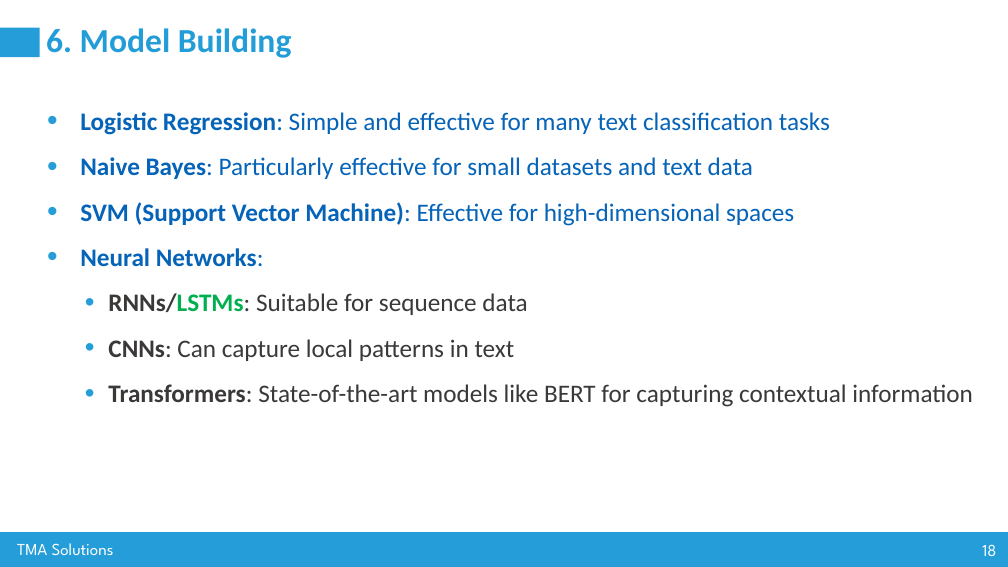
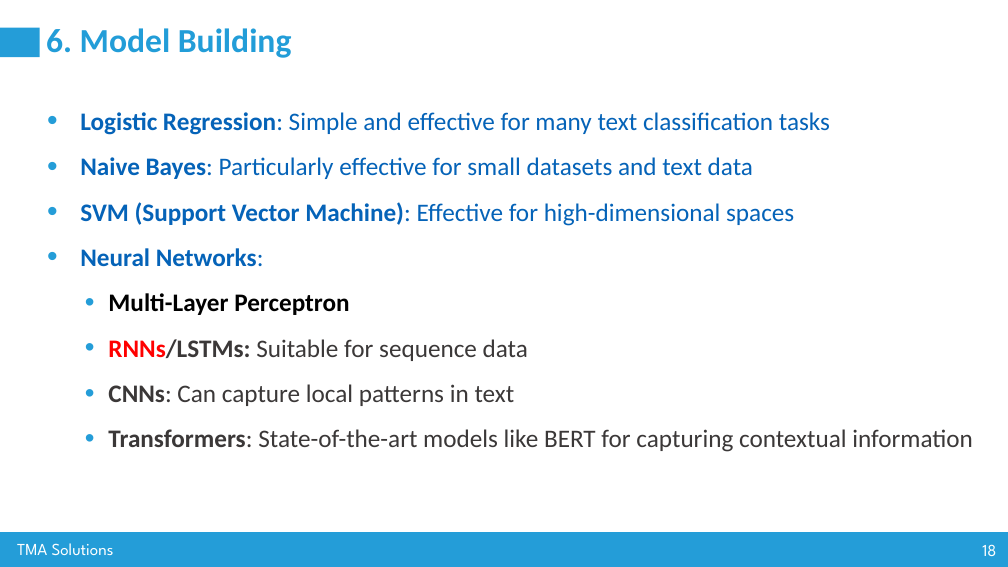
Before and after one commit to nguyenvanhuy0612/DL-1, a slide deck: slide 18 of Workshop-3_AI Advance Training_Group 80.pptx. Drawn at 1008x567 pixels with LibreOffice and Linux fonts; fonts in the diff are those of the drawing. Boxes give left, top, right and bottom in pixels: in the first picture for what was removed or moved away, otherwise in the second. Text is boxed around its words. In the diff, an @@ line names an element or a change of style, - is before the commit and + after.

```diff
--- a/Workshop-3_AI Advance Training_Group 80.pptx
+++ b/Workshop-3_AI Advance Training_Group 80.pptx
@@ text at bbox=[108, 293, 349, 315]: paragraph added @@
+  • Multi-Layer Perceptron
@@ text at bbox=[108, 339, 528, 361]: text colour #3B3838 to #FF0000, text colour #00B050 to #3B3838, bold on in "RNNs/LSTMs:" @@
```
Also in this commit, not shown: 3 other slides changed, 7 slides added, 14 other files.
